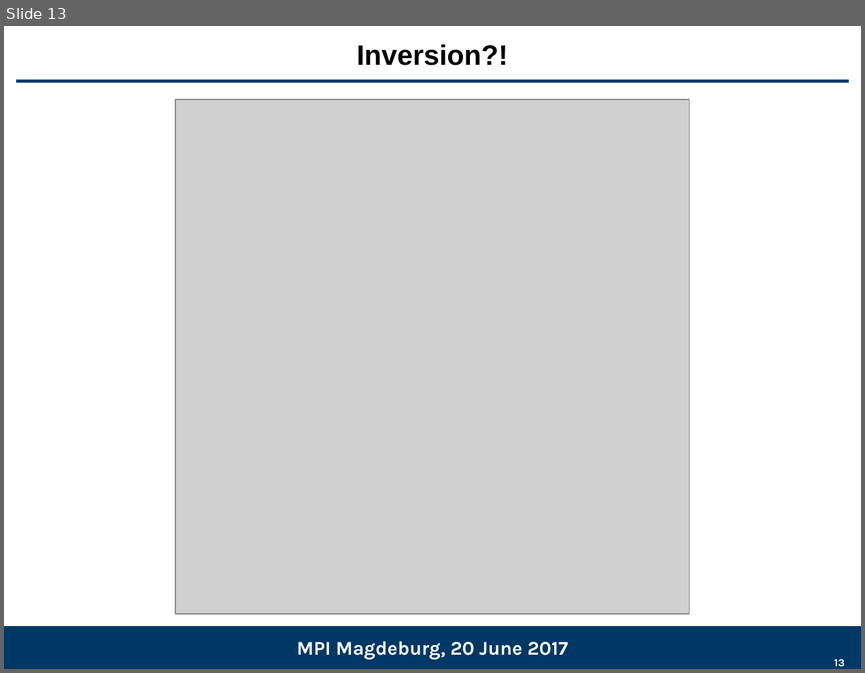
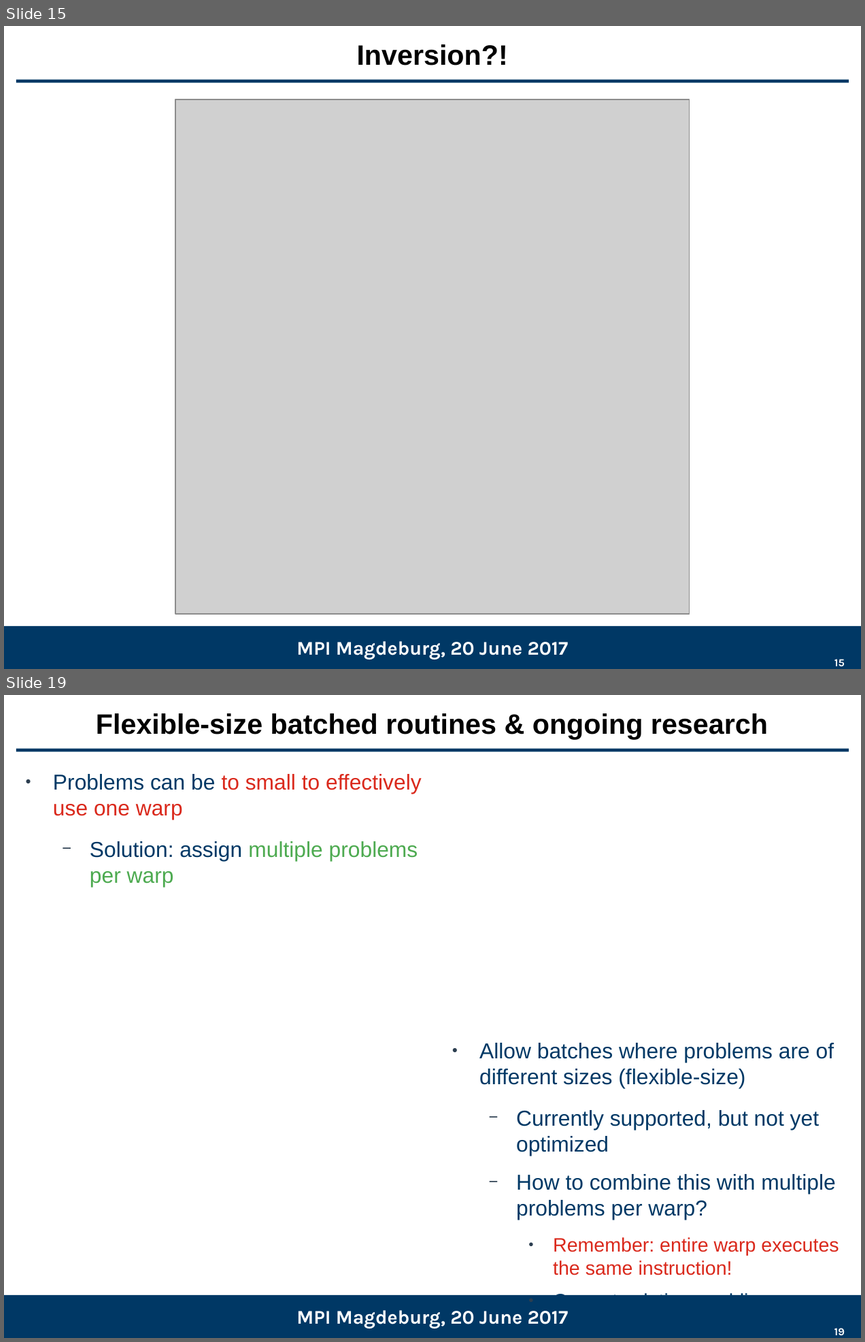
Before and after one commit to gflegar/talks, a slide deck: mpi_magdeburg_2017_06/slides.odp. Shown one above the other, each under a label of ours: slide 13 before the commit, slides 15 and 19 after it; the slides between them are not shown. The pictures are 865x673 and 865x1342 pixels, drawn with LibreOffice and Linux fonts; fonts in the diff are those of the drawing; grey boxes stand for pictures; background and template pictures are left out. Boxes give left, top, right and bottom in pixels: in the first picture for what was removed or moved away, otherwise in the second. Text is boxed around its words. In the diff, an @@ line names an element or a change of style, - is before the commit and + after.

Commit message:
Finish text for MPI

```diff
--- a/mpi_magdeburg_2017_06/slides.odp
+++ b/mpi_magdeburg_2017_06/slides.odp
@@ slide 19 added at (4,695,861,1338), background #FFFFFF; not listed: 2 template elements that a slide beside it also shows @@
@@ title added at (96,713,768,739), 26 pt, text #000000, bold @@
+Flexible-size batched routines & ongoing research
@@ text added at (53,774,422,887), 20 pt, text #DA291C @@
+● Problems can be to small to effectively use one warp
+  − Solution: assign multiple problems per warp
@@ text added at (479,1042,838,1275), 20 pt, text #003865 @@
+● Allow batches where problems are of different sizes (flexible-size)
+  − Currently supported, but not yet optimized
+  − How to combine this with multiple problems per warp?
+    ● Remember: entire warp executes the same instruction!
+    ● Current solution: padding
@@ text added at (296,1310,568,1328), 18 pt, text #FFFFFF, bold @@
+MPI Magdeburg, 20 June 2017
@@ page number added at (834,1327,844,1335), 10 pt, text #FFFFFF, bold @@
+19
@@ what was slide 13 is now slide 15 @@
@@ page number at (834,658,844,667): text changed @@
-13
+15
```
Also in this commit, not shown: 14 slides changed, 2 other slides added, 2 slides removed.
